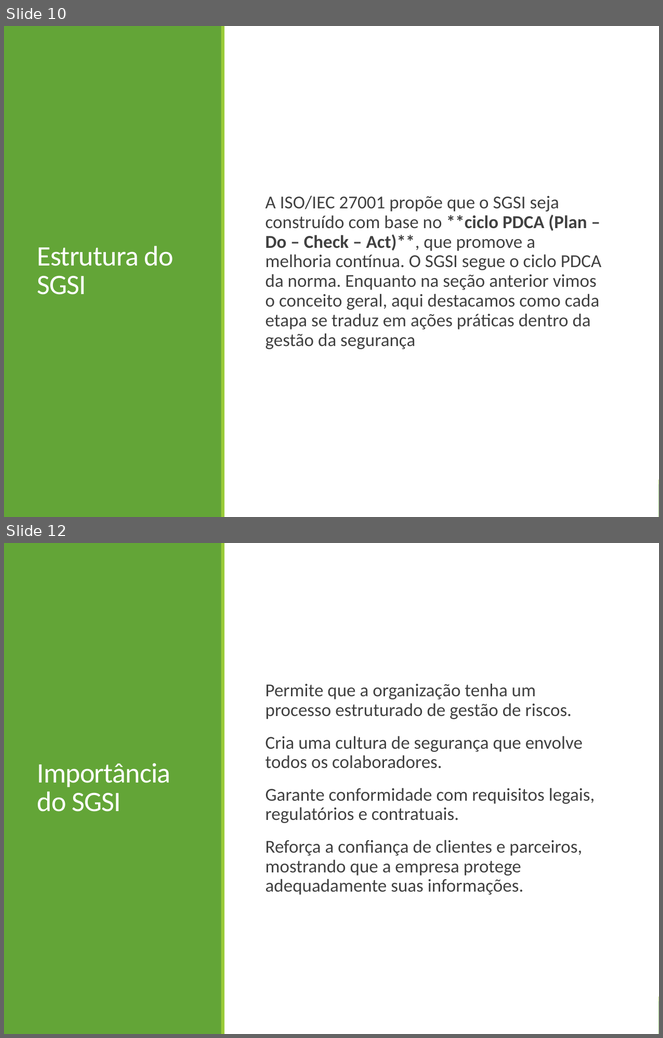
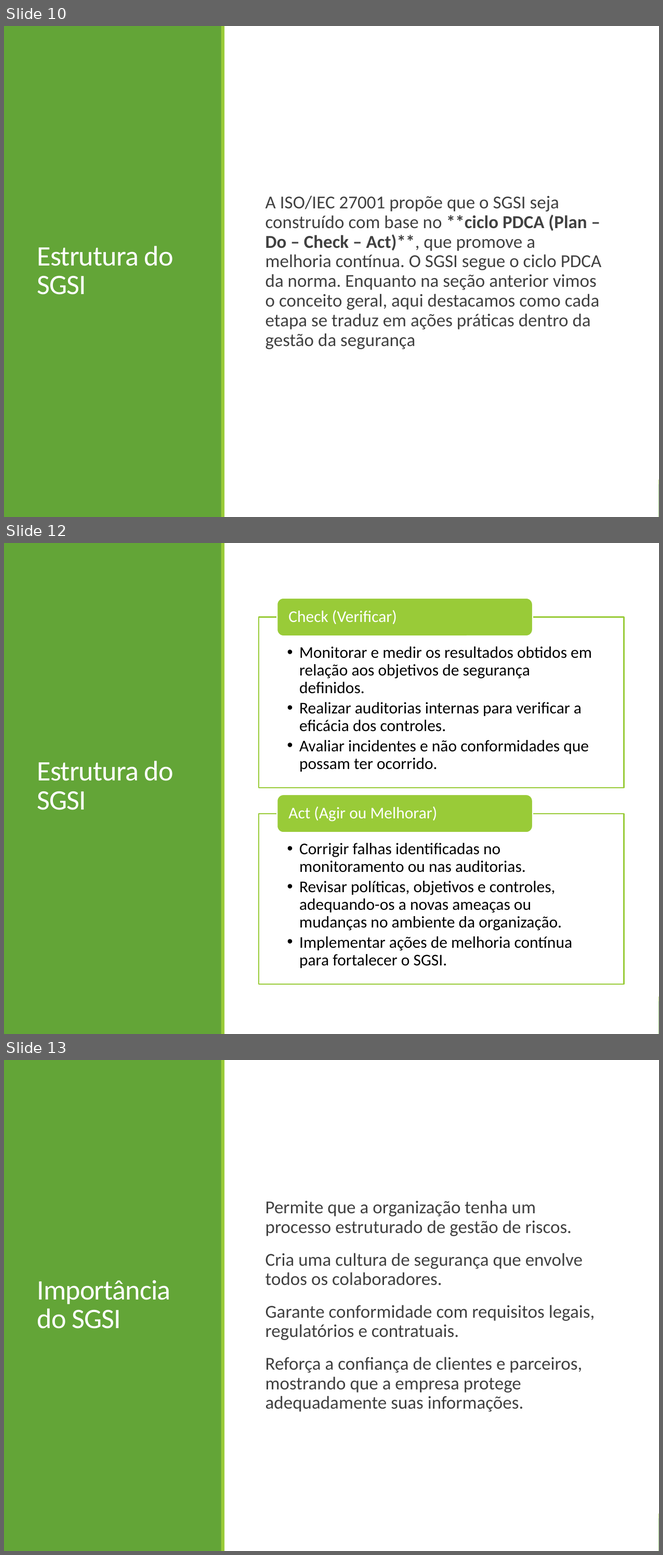
Before and after one commit to profAndreSouza/Material, a slide deck: Segurança da Informação/Aula-04-ISO27001-Estrutura-e-escopo.pptx. Shown one above the other, each under a label of ours: slides 10 and 12 before the commit, slides 10, 12 and 13 after it; the slides between them are not shown. The pictures are 663x1038 and 663x1555 pixels, drawn with LibreOffice and Linux fonts; fonts in the diff are those of the drawing. Boxes give left, top, right and bottom in pixels: in the first picture for what was removed or moved away, otherwise in the second. Text is boxed around its words. In the diff, an @@ line names an element or a change of style, - is before the commit and + after.

```diff
--- a/Segurança da Informação/Aula-04-ISO27001-Estrutura-e-escopo.pptx
+++ b/Segurança da Informação/Aula-04-ISO27001-Estrutura-e-escopo.pptx
@@ slide 12 added at box(4, 543, 659, 1034), background #FFFFFF; not listed: 2 template elements that a slide beside it also shows @@
@@ rectangle added at box(4, 543, 659, 1034), fill #FFFFFF @@
@@ rectangle added at box(4, 543, 221, 1034), fill #63A537 @@
@@ rectangle added at box(221, 543, 224, 1034), fill #99CB38 @@
@@ title added at box(37, 761, 174, 810), 31 pt, text #FFFFFF @@
+Estrutura do SGSI
@@ group added at box(259, 598, 624, 984): 4 texts, 2 rectangles, 2 rounded rectangles @@
+  • Monitorar e medir os resultados obtidos em relação aos objetivos de segurança definidos.
+  • Realizar auditorias internas para verificar a eficácia dos controles.
+  • Avaliar incidentes e não conformidades que possam ter ocorrido.
+Check (Verificar)
+  • Corrigir falhas identificadas no monitoramento ou nas auditorias.
+  • Revisar políticas, objetivos e controles, adequando-os a novas ameaças ou mudanças no ambiente da organização.
+  • Implementar ações de melhoria contínua para fortalecer o SGSI.
+Act (Agir ou Melhorar)
@@ what was slide 12 is now slide 13 @@
```
Also in this commit, not shown: 2 slides changed, 1 other slide added.
